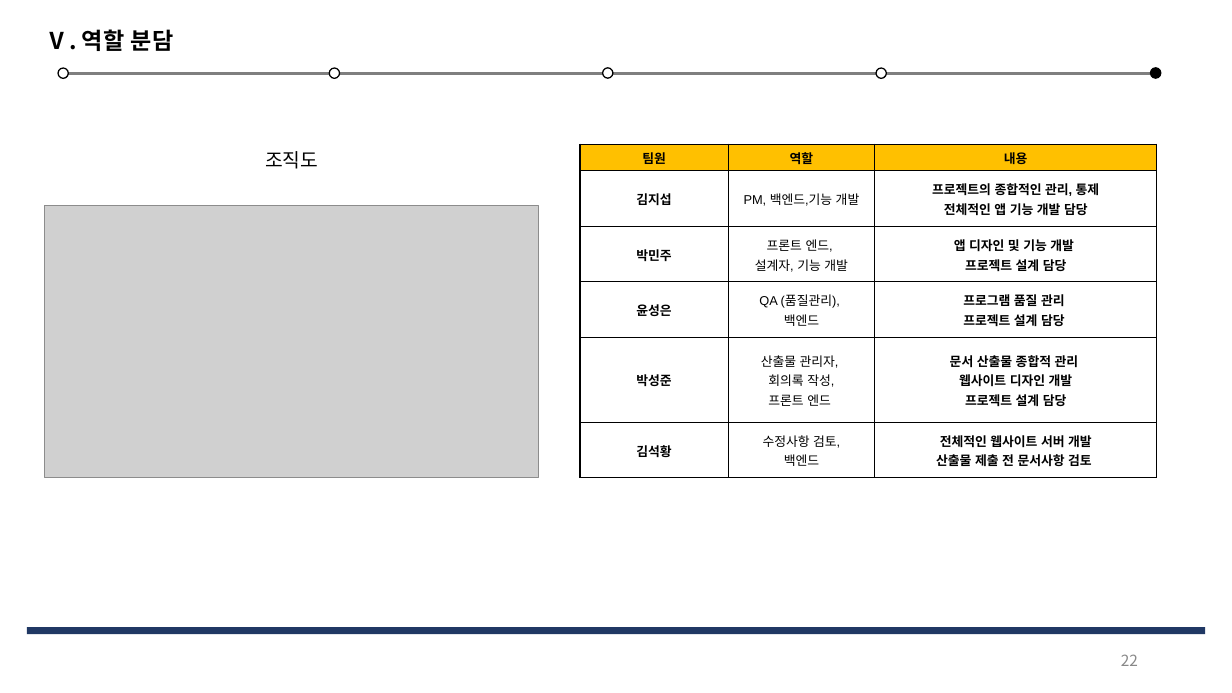
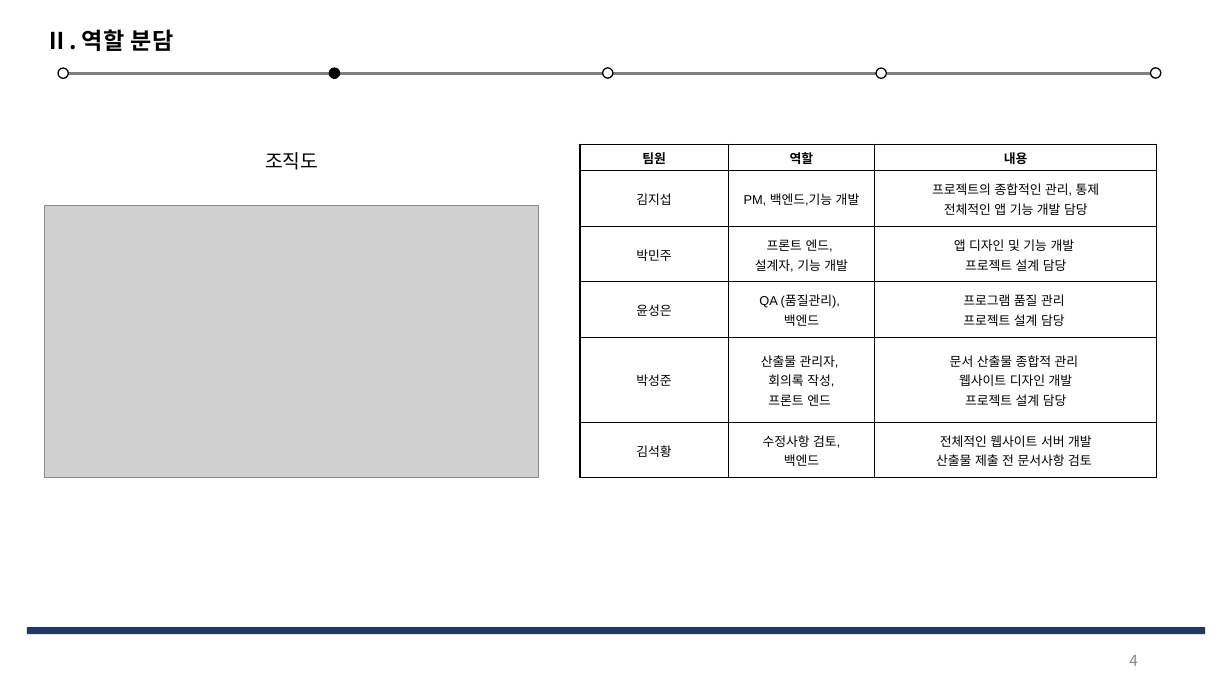
Before and after one commit to Jeeseob/SoftwareEngineering, a slide deck: slide 4 of 소공_기말발표.pptx (slide 22 before the commit). Drawn at 1232x693 pixels with LibreOffice and Linux fonts; fonts in the diff are those of the drawing; grey boxes stand for pictures. Boxes give left, top, right and bottom in pixels: in the first picture for what was removed or moved away, otherwise in the second. Text is boxed around its words. In the diff, an @@ line names an element or a change of style, - is before the commit and + after.

```diff
--- a/소공_기말발표.pptx
+++ b/소공_기말발표.pptx
@@ text at [46, 29, 174, 51]: text changed @@
-Ⅴ. 역할 분담
+Ⅱ. 역할 분담
@@ ellipse at [329, 68, 339, 79]: fill #FFFFFF to #000000 @@
@@ ellipse at [1151, 67, 1161, 78]: fill #000000 to #FFFFFF @@
@@ table at [580, 144, 1157, 470] @@
@@ fill #FFC000 to gradient #FFED74 to #FFF09F to #FFF9D6 in row 1 @@
@@ bold off in "김지섭", "프로젝트의 종합적인 관리, 통제", "전체적인 앱 기능 개발 담당", "박민주" and 12 more places @@
@@ page number at [1129, 655, 1138, 666]: text changed @@
-22
+4
```
Also in this commit, not shown: 21 other slides changed, 3 slides added.
